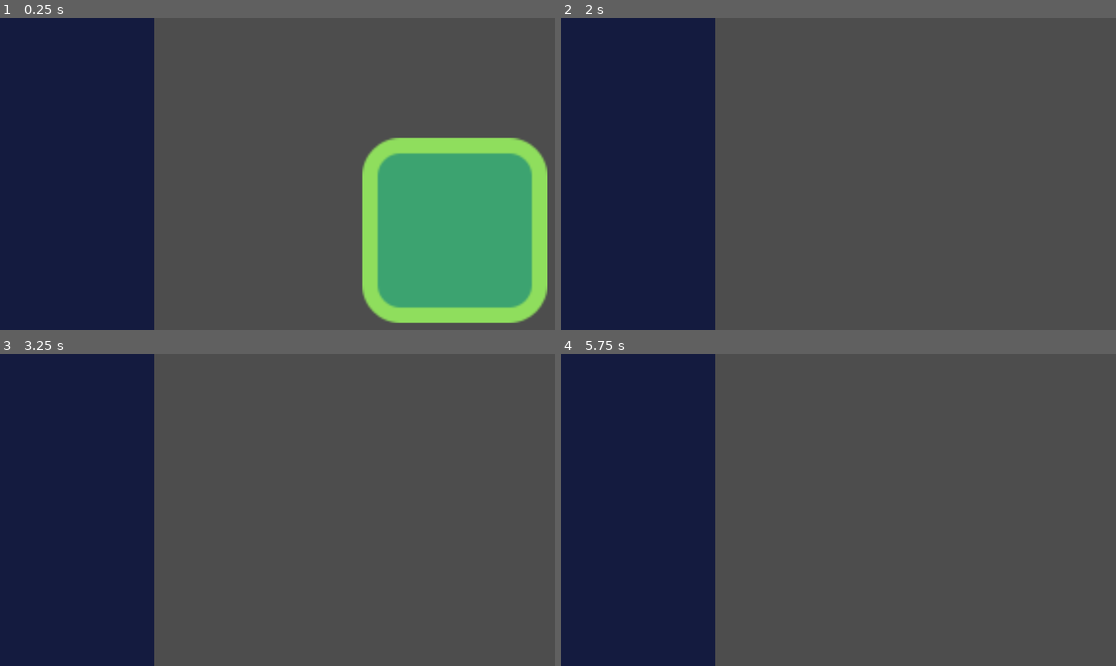
Above: before the commit, frames 1-4 (two rows, left to right).
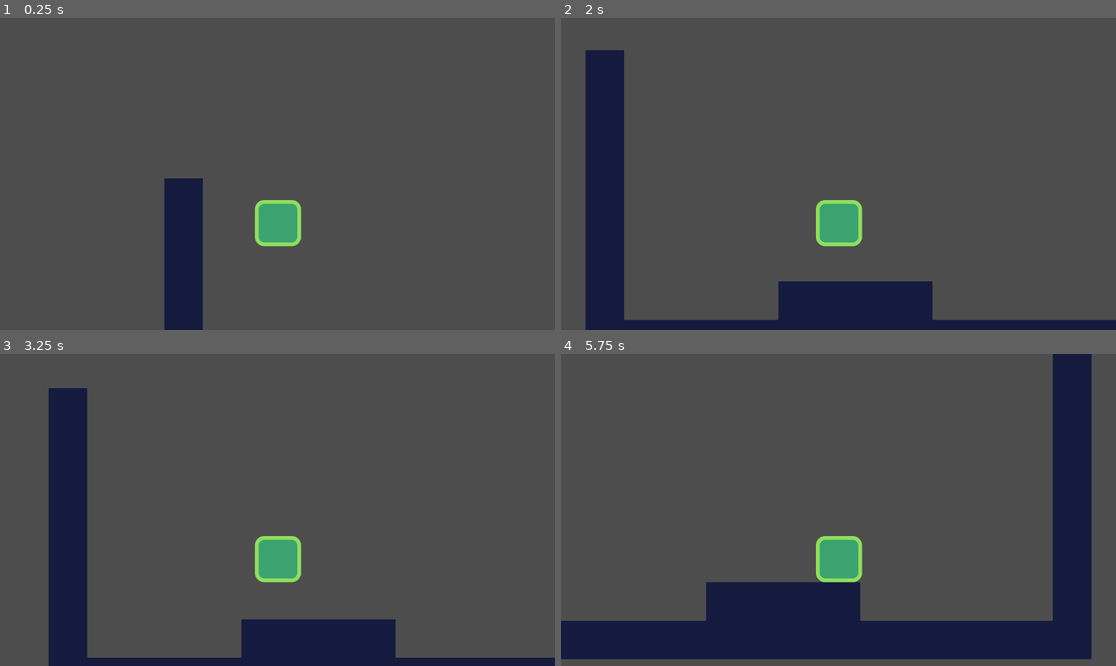
Above: after the commit, the same moments.

Repository: zxvfc/godot_game_01
Game: Godot game, scene res://src/Levels/level_test.tscn
The game is run twice, just before and just after one commit, with the same random seed, the same clock (stepped at 60 frames per second) and the same inputs.
Inputs:
- Up to frame 1 (0.25 s): no input
- Up to frame 2 (2 s): hold D (right, bound only after the commit) from 0.53 s (still down); tap Space (jump, bound only after the commit) at 0.6, 0.77, 1.07, 1.35, 1.52, 1.82 s
- Up to frame 3 (3.25 s): release D (right, bound only after the commit) at 2.03 s; hold A (left, bound only after the commit) 2.03-2.78 s; tap Space (jump, bound only after the commit) at 2.1, 2.85, 3.02 s; hold D (right, bound only after the commit) from 2.78 s (still down)
- Up to frame 4 (5.75 s): tap Space (jump, bound only after the commit) at 3.32, 3.6, 3.77, 4.07, 4.35, 4.52, 4.82, 5.1 s; release D (right, bound only after the commit) at 4.28 s; hold A (left, bound only after the commit) 4.28-5.03 s; hold D (right, bound only after the commit) from 5.03 s (still down)

The runs differ from the first frame. In frame 1, 52% of the frame differs, in the area x 0-99%, y 0-100%; in frame 2, 28%; in frame 3, 28%; in frame 4, 43%.

Commit message:
Movement and camera

Diff:
--- a/project.godot
+++ b/project.godot
@@ -15,6 +15,33 @@
 config/features=PackedStringArray("4.0", "Forward Plus")
 config/icon="res://icon.svg"
 
-[display]
+[input]
 
-window/stretch/scale=4.0
+left={
+"deadzone": 0.5,
+"events": [null, Object(InputEventKey,"resource_local_to_scene":false,"resource_name":"","device":-1,"window_id":0,"alt_pressed":false,"shift_pressed":false,"ctrl_pressed":false,"meta_pressed":false,"pressed":false,"keycode":0,"physical_keycode":65,"key_label":0,"unicode":97,"echo":false,"script":null)
+, Object(InputEventKey,"resource_local_to_scene":false,"resource_name":"","device":-1,"window_id":0,"alt_pressed":false,"shift_pressed":false,"ctrl_pressed":false,"meta_pressed":false,"pressed":false,"keycode":0,"physical_keycode":4194319,"key_label":0,"unicode":0,"echo":false,"script":null)
+]
+}
+right={
+"deadzone": 0.5,
+"events": [Object(InputEventKey,"resource_local_to_scene":false,"resource_name":"","device":-1,"window_id":0,"alt_pressed":false,"shift_pressed":false,"ctrl_pressed":false,"meta_pressed":false,"pressed":false,"keycode":0,"physical_keycode":68,"key_label":0,"unicode":100,"echo":false,"script":null)
+, Object(InputEventKey,"resource_local_to_scene":false,"resource_name":"","device":-1,"window_id":0,"alt_pressed":false,"shift_pressed":false,"ctrl_pressed":false,"meta_pressed":false,"pressed":false,"keycode":0,"physical_keycode":4194321,"key_label":0,"unicode":0,"echo":false,"script":null)
+]
+}
+jump={
+"deadzone": 0.5,
+"events": [Object(InputEventKey,"resource_local_to_scene":false,"resource_name":"","device":-1,"window_id":0,"alt_pressed":false,"shift_pressed":false,"ctrl_pressed":false,"meta_pressed":false,"pressed":false,"keycode":0,"physical_keycode":32,"key_label":0,"unicode":32,"echo":false,"script":null)
+]
+}
+
+[layer_names]
+
+2d_physics/layer_1="player"
+2d_physics/layer_2="enemy"
+2d_physics/layer_3="coin"
+2d_physics/layer_4="world"
+
+[physics]
+
+2d/default_gravity=490.0
--- a/src/Actors/Actor.gd
+++ /dev/null
@@ -1,8 +0,0 @@
-extends CharacterBody2D
-class_name Actor
-
-@export var gravity: = 1000.0
-
-func _physics_process(delta: float) -> void:
-	velocity.y += gravity * delta
-	move_and_slide()
--- a/src/Actors/Player.gd
+++ /dev/null
@@ -1 +0,0 @@
-extends Actor
--- /dev/null
+++ b/src/Actors/player.gd
@@ -0,0 +1,32 @@
+extends CharacterBody2D
+
+
+@export var speed:float = 200.0
+@export var jump_velocity:float = -300.0
+@export var double_jump_velocity:float = -200.0
+# Get the gravity from the project settings to be synced with RigidBody nodes.
+var gravity = ProjectSettings.get_setting("physics/2d/default_gravity")
+var has_double_jumped:bool=false
+
+func _physics_process(delta):
+	# Add the gravity.
+	if not is_on_floor():
+		velocity.y += gravity * delta
+	else :
+		has_double_jumped=false
+	# Handle Jump.
+	if Input.is_action_just_pressed("jump"):
+		if is_on_floor():
+			velocity.y = jump_velocity
+		elif not has_double_jumped:
+			velocity.y = double_jump_velocity
+			has_double_jumped=true
+	# Get the input direction and handle the movement/deceleration.
+	# As good practice, you should replace UI actions with custom gameplay actions.
+	var direction = Input.get_axis("left", "right")
+	if direction:
+		velocity.x = direction * speed
+	else:
+		velocity.x = move_toward(velocity.x, 0, speed)
+
+	move_and_slide()
--- a/src/Actors/player.tscn
+++ b/src/Actors/player.tscn
@@ -1,13 +1,14 @@
 [gd_scene load_steps=4 format=3 uid="uid://doitnwds5y8wt"]
 
-[ext_resource type="Script" path="res://src/Actors/Player.gd" id="1_2pcd1"]
+[ext_resource type="Script" path="res://src/Actors/player.gd" id="1_hjd6w"]
 [ext_resource type="Texture2D" uid="uid://bcyithrh2ej5r" path="res://assets/player.png" id="2_7ei1x"]
 
 [sub_resource type="RectangleShape2D" id="RectangleShape2D_ooe8o"]
 size = Vector2(80, 87)
 
 [node name="Player" type="CharacterBody2D"]
-script = ExtResource("1_2pcd1")
+collision_mask = 8
+script = ExtResource("1_hjd6w")
 
 [node name="Player" type="Sprite2D" parent="."]
 position = Vector2(1, -48)
--- a/src/Levels/level_test.tscn
+++ b/src/Levels/level_test.tscn
@@ -32,7 +32,8 @@
 
 [sub_resource type="TileSet" id="TileSet_4ha0f"]
 tile_size = Vector2i(80, 80)
-physics_layer_0/collision_layer = 1
+physics_layer_0/collision_layer = 8
+physics_layer_0/collision_mask = 0
 sources/0 = SubResource("TileSetAtlasSource_2qg08")
 
 [node name="Level-Test" type="Node2D"]
@@ -45,3 +46,10 @@
 
 [node name="Player" parent="." instance=ExtResource("2_bi6bc")]
 position = Vector2(235, 125)
+
+[node name="RemoteTransform2D" type="RemoteTransform2D" parent="Player"]
+remote_path = NodePath("../../Camera2D")
+
+[node name="Camera2D" type="Camera2D" parent="."]
+position = Vector2(237, -138)
+offset = Vector2(0, -150)
